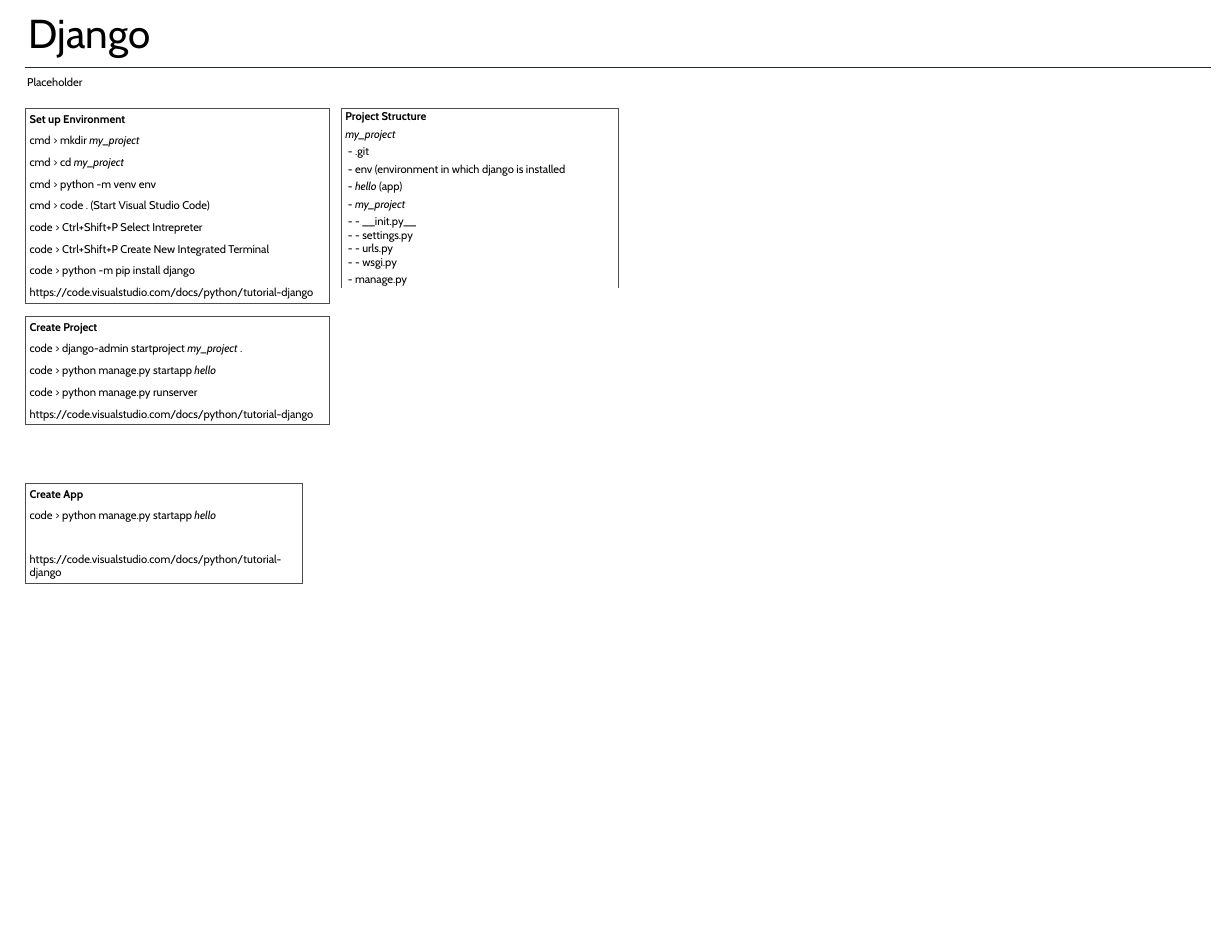
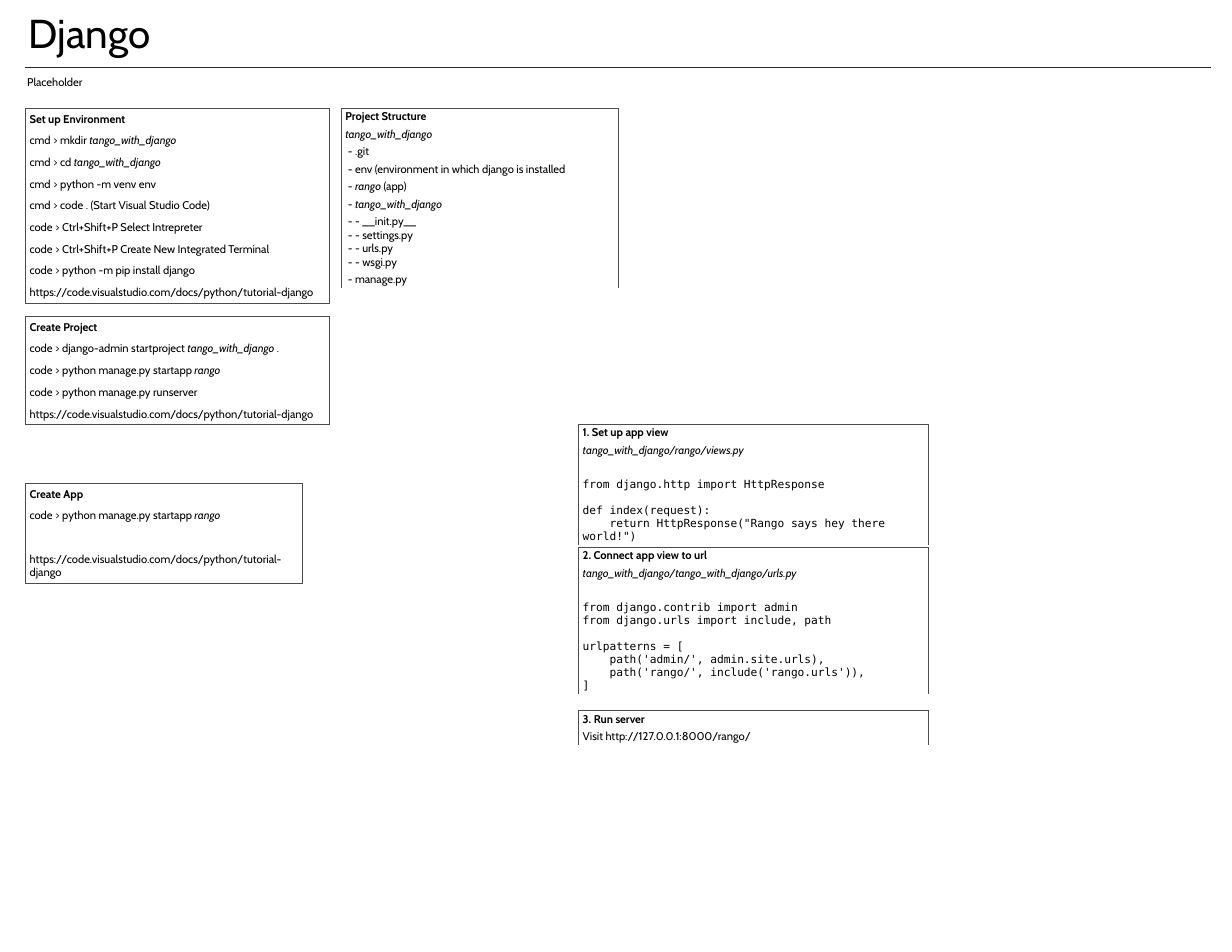
Before and after one commit to jacobferlin/cheatsheets, a slide deck: slide 1 of Django.pptx. Drawn at 1232x952 pixels with LibreOffice and Linux fonts; fonts in the diff are those of the drawing. Boxes give left, top, right and bottom in pixels: in the first picture for what was removed or moved away, otherwise in the second. Text is boxed around its words. In the diff, an @@ line names an element or a change of style, - is before the commit and + after.

Commit message:
Added how to connect app view to url.

```diff
--- a/Django.pptx
+++ b/Django.pptx
@@ table at bbox=[26, 108, 331, 303] @@
-row 2, column 1: cmd > mkdir my_project
+row 2, column 1: cmd > mkdir tango_with_django
-row 3, column 1: cmd > cd my_project
+row 3, column 1: cmd > cd tango_with_django
@@ table at bbox=[341, 108, 618, 290] @@
-row 2, column 1: my_project
+row 2, column 1: tango_with_django
-row 5, column 1: - hello (app)
+row 5, column 1: - rango (app)
-row 6, column 1: - my_project
+row 6, column 1: - tango_with_django
@@ table at bbox=[26, 316, 331, 425] @@
-row 2, column 1: code > django-admin startproject my_project .
+row 2, column 1: code > django-admin startproject tango_with_django .
-row 3, column 1: code > python manage.py startapp hello
+row 3, column 1: code > python manage.py startapp rango
@@ table added at bbox=[579, 424, 928, 546], 4 rows, 1 columns @@
+1. Set up app view
+tango_with_django/rango/views.py
+
+from django.http import HttpResponse / def index(request): / return HttpResponse("Rango says hey there world!")
@@ table at bbox=[26, 483, 302, 583] @@
-row 2, column 1: code > python manage.py startapp hello
+row 2, column 1: code > python manage.py startapp rango
@@ table added at bbox=[579, 547, 928, 697], 4 rows, 1 columns @@
+2. Connect app view to url
+tango_with_django/tango_with_django/urls.py
+
+from django.contrib import admin / from django.urls import include, path / urlpatterns = [ / path('admin/', admin.site.urls), / path('rango/', include('rango.urls')), / ]
@@ table added at bbox=[579, 710, 928, 747], 2 rows, 1 columns @@
+3. Run server
+Visit http://127.0.0.1:8000/rango/
```
